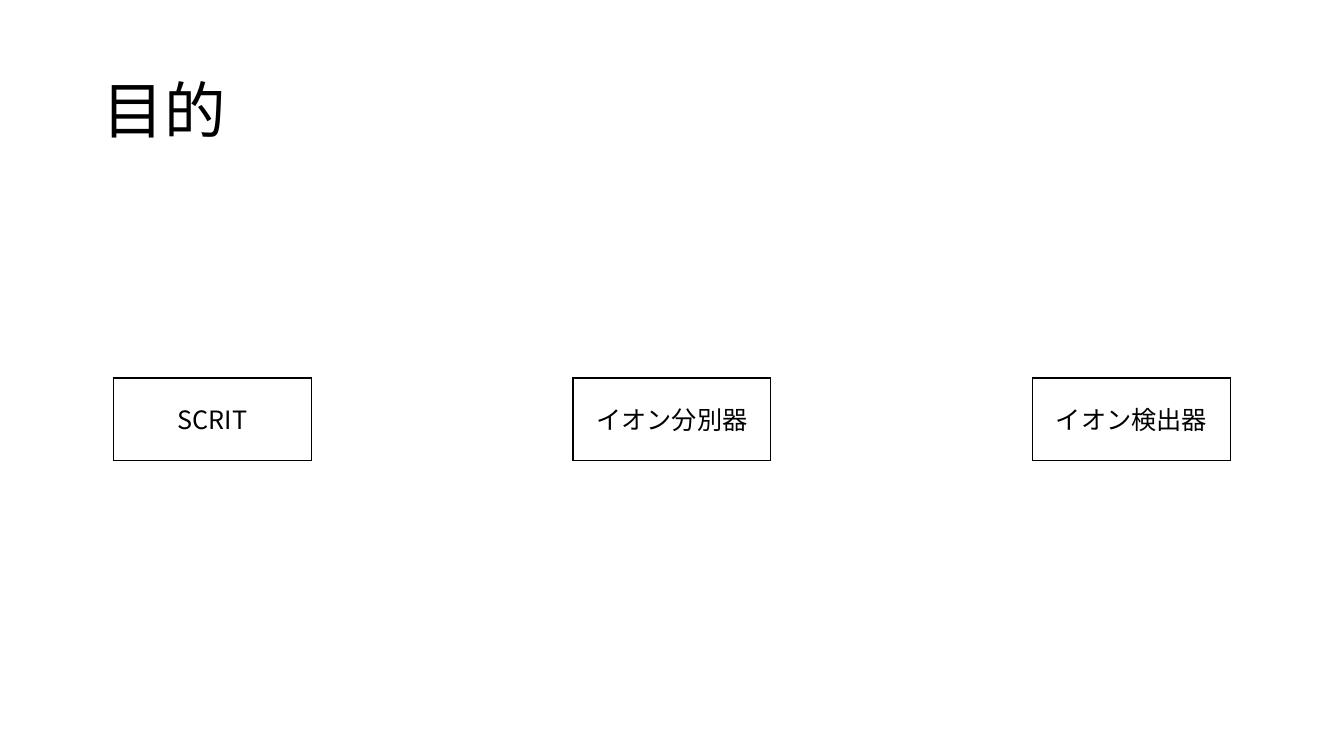
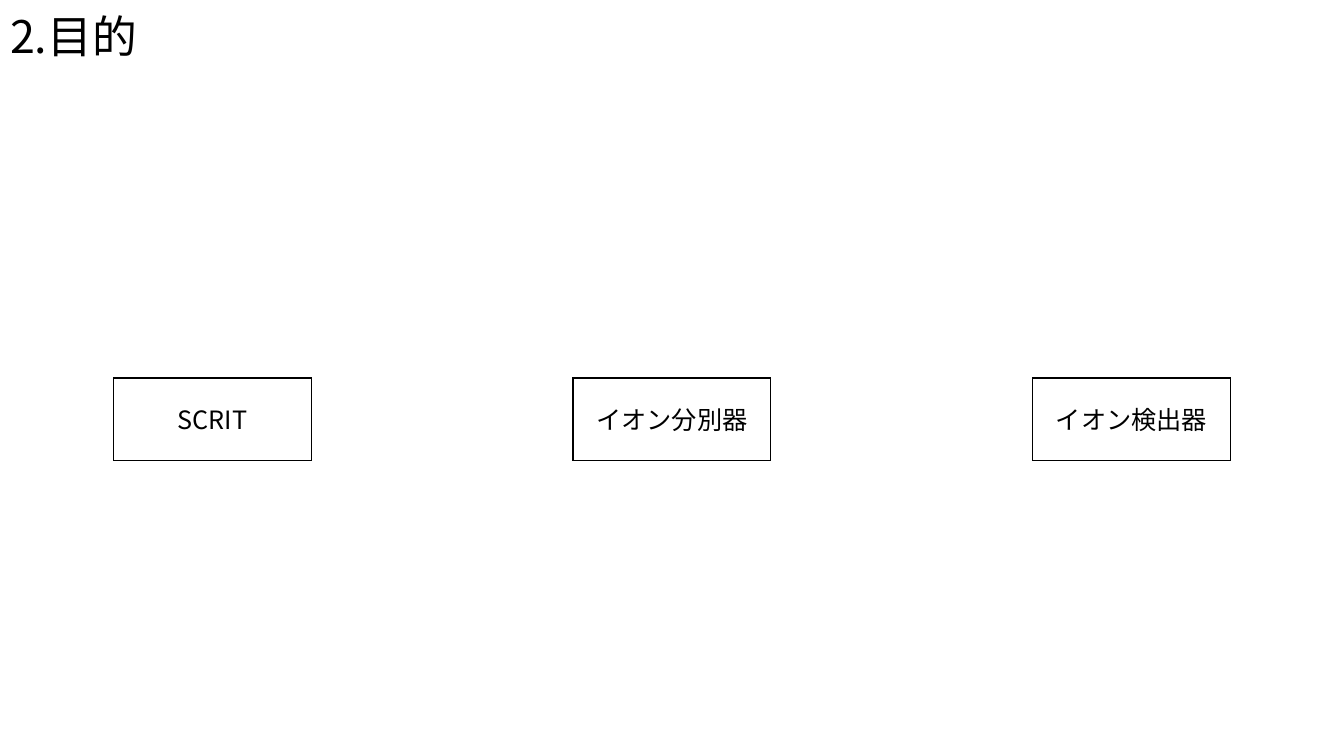
Before and after one commit to Takeuchi-yuya/Ksimulation, a slide deck: slide 4 of docs/中間発表.pptx (slide 2 before the commit). Drawn at 1344x756 pixels with LibreOffice and Linux fonts; fonts in the diff are those of the drawing. Boxes give left, top, right and bottom in pixels: in the first picture for what was removed or moved away, otherwise in the second. Text is boxed around its words. In the diff, an @@ line names an element or a change of style, - is before the commit and + after.

```diff
--- a/docs/中間発表.pptx
+++ b/docs/中間発表.pptx
@@ title at (10,15,137,57): text changed; size 44 to 32 pt @@
-目的
+2.目的
```
Also in this commit, not shown: 2 other slides changed, 2 slides added, 1 other file.
